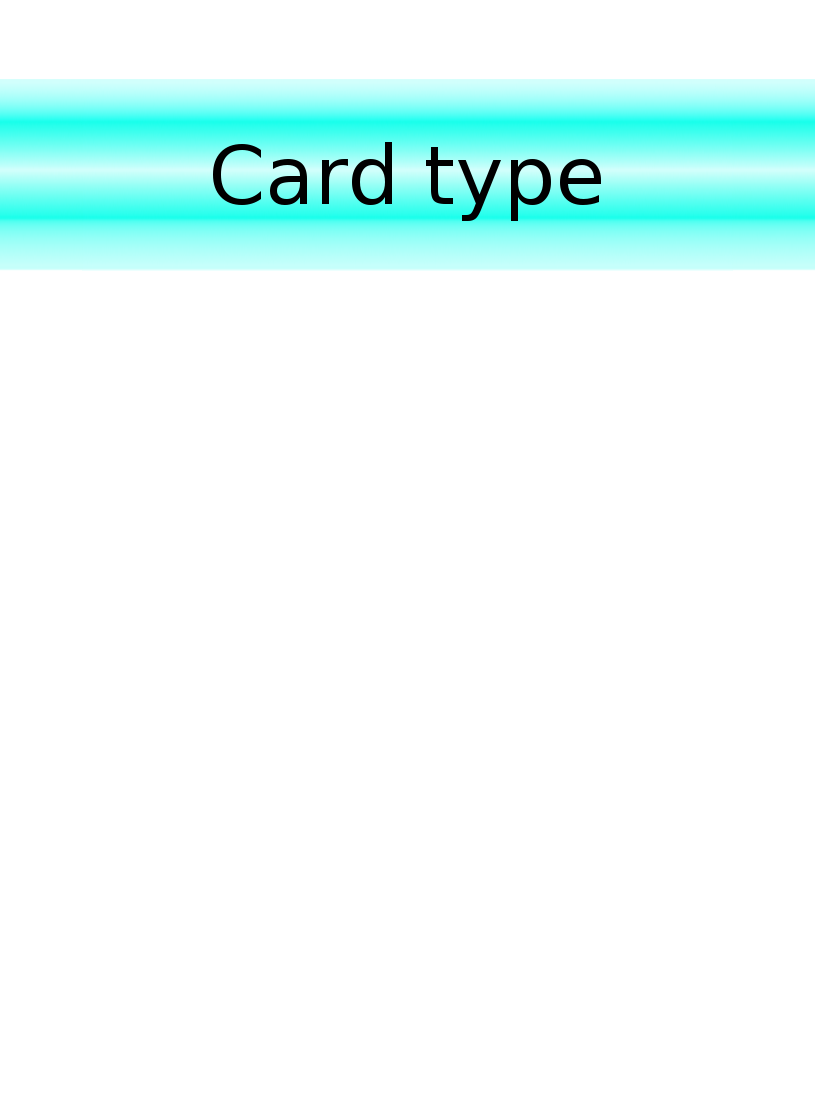
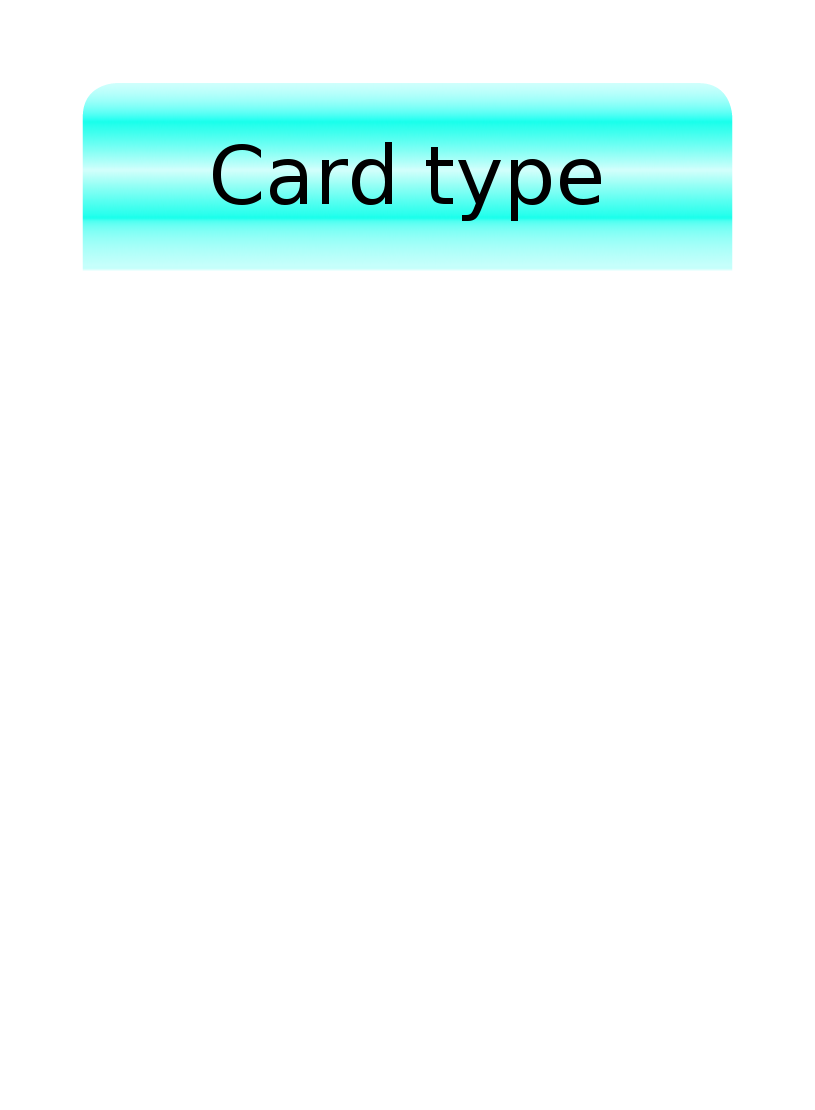
Comparing the layer stacks of the two 815px x 1110px images. Changes:
added layer "Pasted Layer" above "Text Layer" over left=0, top=79, right=815, bottom=271
